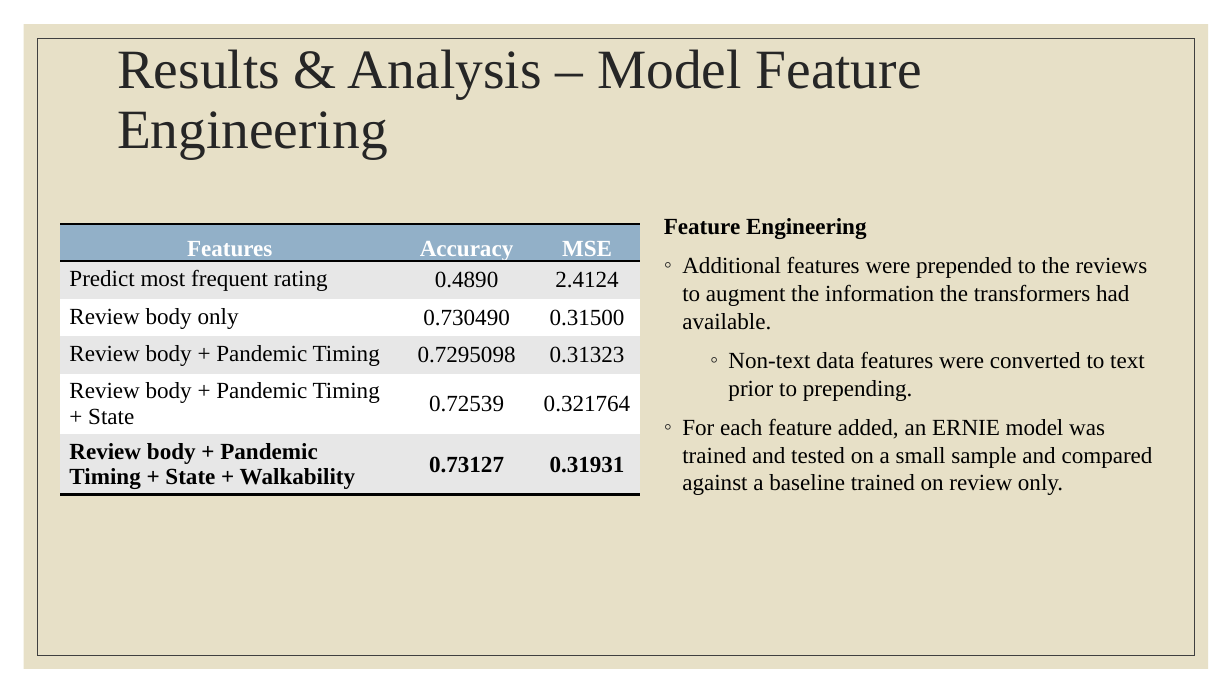
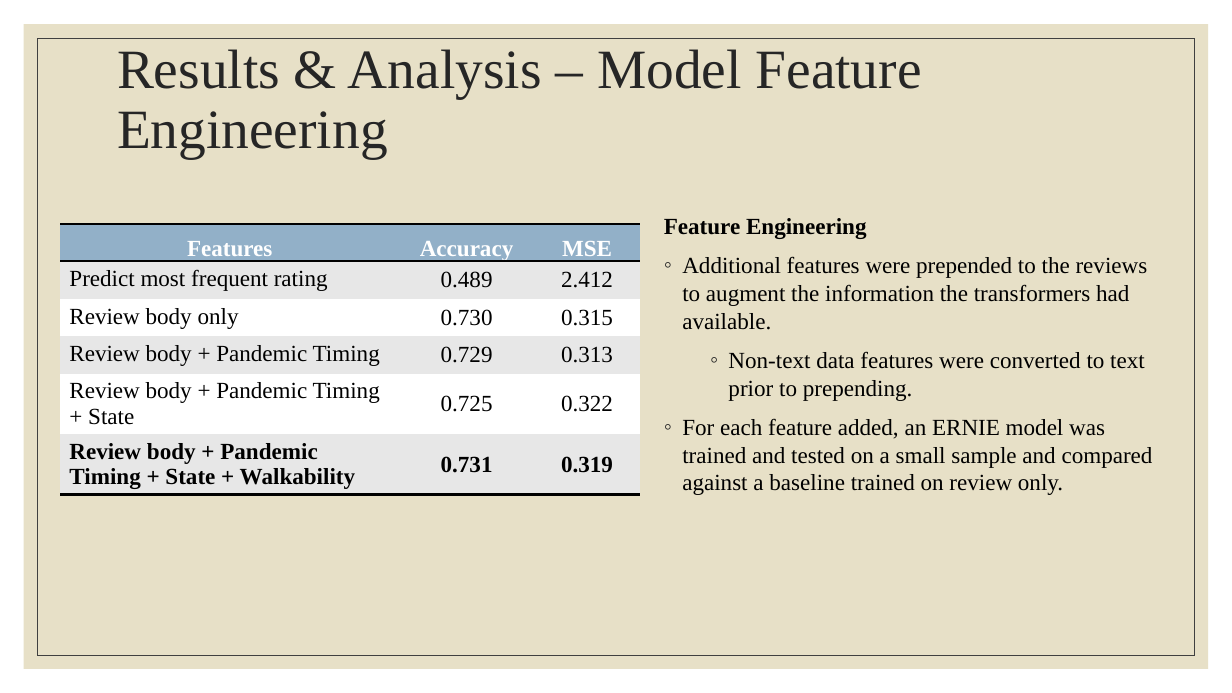
Before and after one commit to m-mcdougall/Capstone-DATS6501, a slide deck: slide 50 of Presentations/Capstone Presentation_MarikoMcDougall.pptx (slide 49 before the commit). Drawn at 1232x693 pixels with LibreOffice and Linux fonts; fonts in the diff are those of the drawing. Boxes give left, top, right and bottom in pixels: in the first picture for what was removed or moved away, otherwise in the second. Text is boxed around its words. In the diff, an @@ line names an element or a change of style, - is before the commit and + after.

```diff
--- a/Presentations/Capstone Presentation_MarikoMcDougall.pptx
+++ b/Presentations/Capstone Presentation_MarikoMcDougall.pptx
@@ table at <box>60,224,640,503</box> @@
-row 2, column 2: 0.4890
+row 2, column 2: 0.489
-row 2, column 3: 2.4124
+row 2, column 3: 2.412
-row 3, column 2: 0.730490
+row 3, column 2: 0.730
-row 3, column 3: 0.31500
+row 3, column 3: 0.315
-row 4, column 2: 0.7295098
+row 4, column 2: 0.729
-row 4, column 3: 0.31323
+row 4, column 3: 0.313
-row 5, column 2: 0.72539
+row 5, column 2: 0.725
-row 5, column 3: 0.321764
+row 5, column 3: 0.322
-row 6, column 2: 0.73127
+row 6, column 2: 0.731
-row 6, column 3: 0.31931
+row 6, column 3: 0.319
```
Also in this commit, not shown: 1 other slide changed, 1 slide added, 2 other files.
